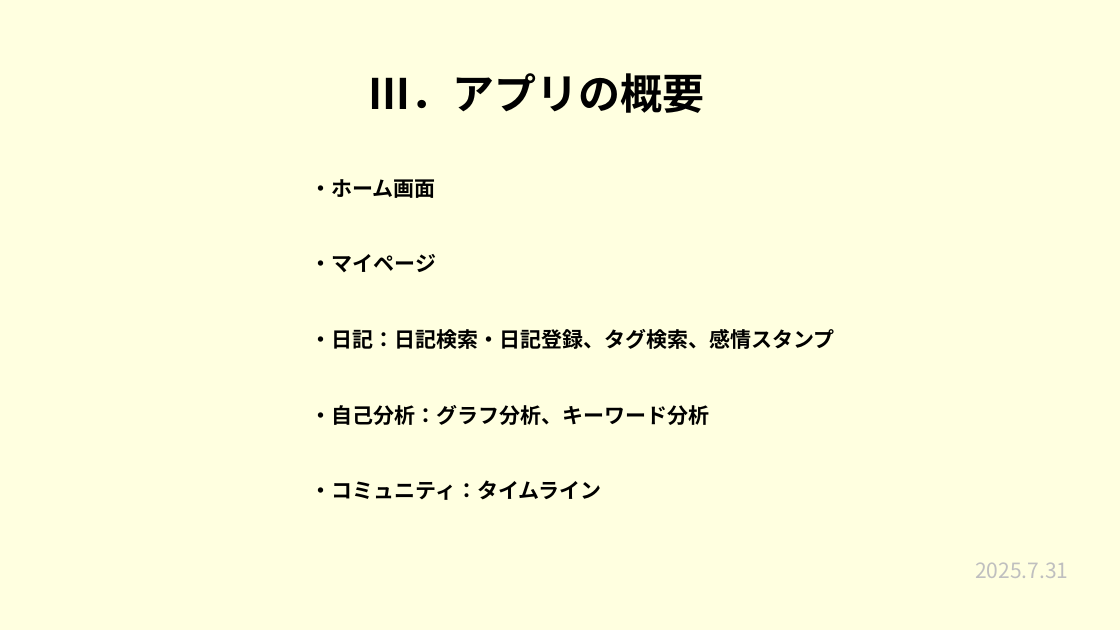
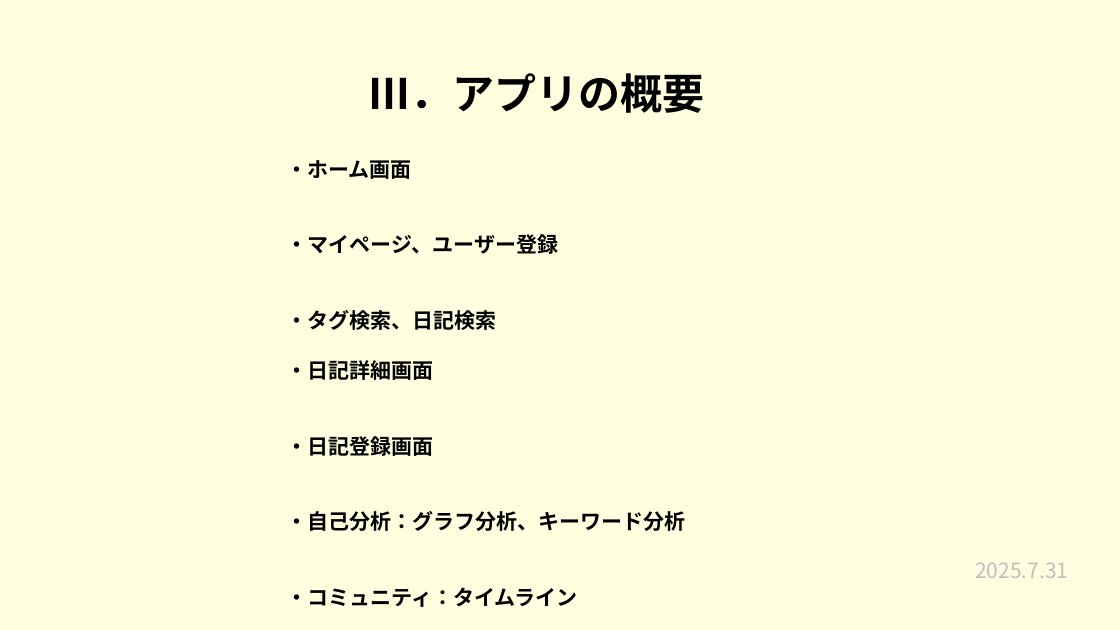
Before and after one commit to plusdojo2025/a2-7, a slide deck: slide 5 of 発表準備/7月成果発表会.pptx. Drawn at 1120x630 pixels with LibreOffice and Linux fonts; fonts in the diff are those of the drawing. Boxes give left, top, right and bottom in pixels: in the first picture for what was removed or moved away, otherwise in the second. Text is boxed around its words. In the diff, an @@ line names an element or a change of style, - is before the commit and + after.

```diff
--- a/発表準備/7月成果発表会.pptx
+++ b/発表準備/7月成果発表会.pptx
@@ text "・ホーム画面": place and size @@
-text "・ホーム画面" at bbox=[311, 179, 835, 500]
+text "・ホーム画面" at bbox=[287, 160, 686, 607]
@@ text at bbox=[287, 234, 559, 456]: text changed @@
-・マイページ
-・日記：日記検索・日記登録、タグ検索、感情スタンプ
+・マイページ、ユーザー登録
+・タグ検索、日記検索
+・日記詳細画面
+・日記登録画面
```
Also in this commit, not shown: 4 other files.
